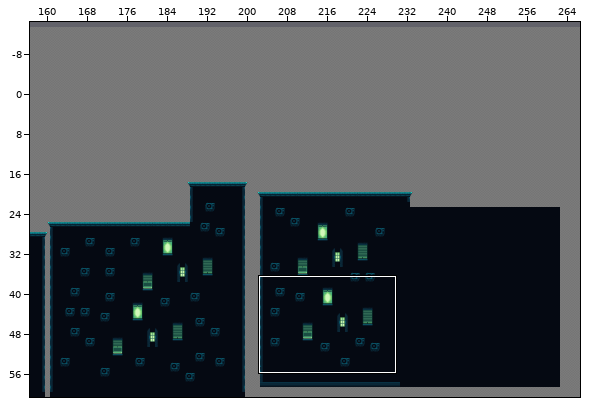
Level history. Tiled map: NYMUS/Assets/TileMaps/Fase Musica/Mapa musica.tmx. The first picture is a wide view before the edit; the outline marks the close-up.
Close-up. Earlier state:
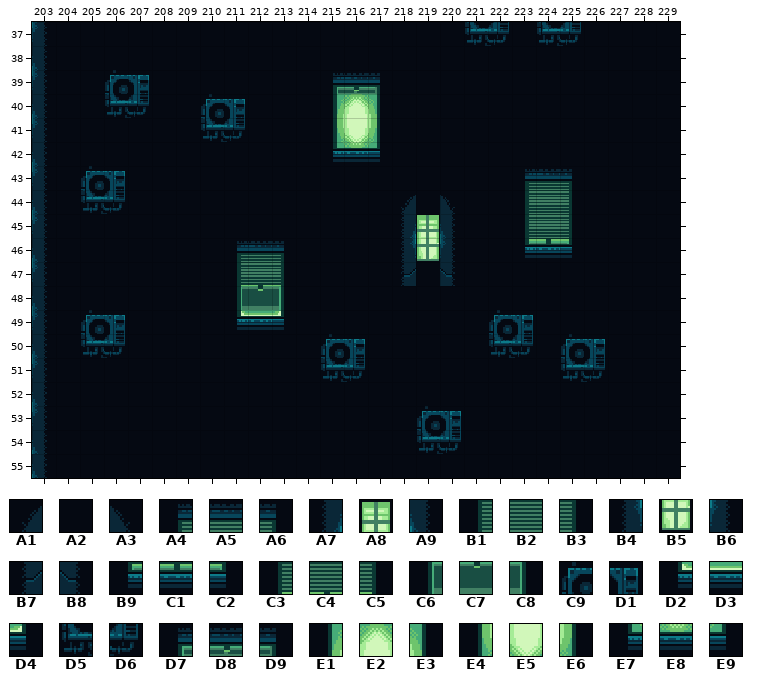
Cells are 16x16 px. Shown: x 203..229, y 37..55. The commit also changed other parts of the map, which this record leaves out.
Key: from "tileset Musica": A1 27, A2 28, A3 29, A4 38, A5 39, A6 40, A7 51, A8 52, A9 53, B1 62, B2 63, B3 64, B4 75, B5 76, B6 77, B7 99, B8 101, B9 110, C1 111, C2 112, C3 182, C4 183, C5 184, C6 206, C7 207, C8 208, C9 227, D1 228, D2 230, D3 231, D4 232, D5 251, D6 252, D7 278, D8 279, D9 280, E1 302, E2 303, E3 304, E4 326, E5 327, E6 328, E7 350, E8 351, E9 352.
__ is an empty cell.
Layers that did not change in this view are not listed.
Layer "Chao" before, first column x 203:
37 B6 A2 A2 A2 A2 A2 A2 A2 A2 A2 A2 A2 A2 A2 A2 A2 A2 A2 D5 D6 A2 D5 D6 A2 A2 A2 A2
38 A9 A2 A2 A2 A2 A2 A2 A2 A2 A2 A2 A2 A2 A2 A2 A2 A2 A2 A2 A2 A2 A2 A2 A2 A2 A2 A2
39 B6 A2 A2 C9 D1 A2 A2 A2 A2 A2 A2 A2 D7 D8 D9 A2 A2 A2 A2 A2 A2 A2 A2 A2 A2 A2 A2
40 A9 A2 A2 D5 D6 A2 A2 C9 D1 A2 A2 A2 E1 E2 E3 A2 A2 A2 A2 A2 A2 A2 A2 A2 A2 A2 A2
41 B6 A2 A2 A2 A2 A2 A2 D5 D6 A2 A2 A2 E4 E5 E6 A2 A2 A2 A2 A2 A2 A2 A2 A2 A2 A2 A2
42 A9 A2 A2 A2 A2 A2 A2 A2 A2 A2 A2 A2 E7 E8 E9 A2 A2 A2 A2 A2 A2 A2 A2 A2 A2 A2 A2
43 B6 A2 C9 D1 A2 A2 A2 A2 A2 A2 A2 A2 A2 A2 A2 A2 A2 A2 A2 A2 A4 A5 A6 A2 A2 A2 A2
44 A9 A2 D5 D6 A2 A2 A2 A2 A2 A2 A2 A2 A2 A2 A2 A1 A2 A3 A2 A2 B1 B2 B3 A2 A2 A2 A2
45 B6 A2 A2 A2 A2 A2 A2 A2 A2 A2 A2 A2 A2 A2 A2 A7 A8 A9 A2 A2 B1 B2 B3 A2 A2 A2 A2
46 A9 A2 A2 A2 A2 A2 A2 A2 A4 A5 A6 A2 A2 A2 A2 B4 B5 B6 A2 A2 B9 C1 C2 A2 A2 A2 A2
47 B6 A2 A2 A2 A2 A2 A2 A2 C3 C4 C5 A2 A2 A2 A2 B7 A2 B8 A2 A2 A2 A2 A2 A2 A2 A2 A2
48 A9 A2 A2 A2 A2 A2 A2 A2 C6 C7 C8 A2 A2 A2 A2 A2 A2 A2 A2 A2 A2 A2 A2 A2 A2 A2 A2
49 B6 A2 C9 D1 A2 A2 A2 A2 D2 D3 D4 A2 A2 A2 A2 A2 A2 A2 A2 C9 D1 A2 A2 A2 A2 A2 A2
50 A9 A2 D5 D6 A2 A2 A2 A2 A2 A2 A2 A2 C9 D1 A2 A2 A2 A2 A2 D5 D6 A2 C9 D1 A2 A2 A2
51 B6 A2 A2 A2 A2 A2 A2 A2 A2 A2 A2 A2 D5 D6 A2 A2 A2 A2 A2 A2 A2 A2 D5 D6 A2 A2 A2
52 A9 A2 A2 A2 A2 A2 A2 A2 A2 A2 A2 A2 A2 A2 A2 A2 A2 A2 A2 A2 A2 A2 A2 A2 A2 A2 A2
53 B6 A2 A2 A2 A2 A2 A2 A2 A2 A2 A2 A2 A2 A2 A2 A2 C9 D1 A2 A2 A2 A2 A2 A2 A2 A2 A2
54 A9 A2 A2 A2 A2 A2 A2 A2 A2 A2 A2 A2 A2 A2 A2 A2 D5 D6 A2 A2 A2 A2 A2 A2 A2 A2 A2
55 A9 A2 A2 A2 A2 A2 A2 A2 A2 A2 A2 A2 A2 A2 A2 A2 A2 A2 A2 A2 A2 A2 A2 A2 A2 A2 A2
Now the later version:
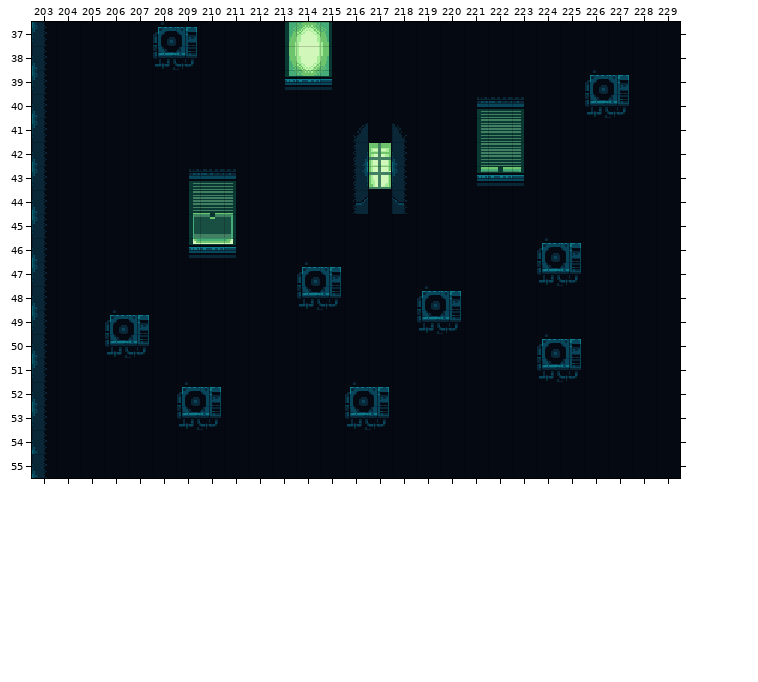
The edit:
Changed rows in their new state; .. is an unchanged cell.
Layer "Chao":
first column x 205:
37 .. .. .. C9 D1 .. .. .. E1 E2 E3 .. .. .. .. .. A2 A2 .. A2 A2 .. ..
38 .. .. .. D5 D6 .. .. .. E4 E5 E6 .. .. .. .. .. .. .. .. .. .. .. ..
39 .. A2 A2 .. .. .. .. .. E7 E8 E9 A2 A2 .. .. .. .. .. .. .. .. C9 D1
40 .. A2 A2 .. .. A2 A2 .. .. .. A2 A2 A2 .. .. .. A4 A5 A6 .. .. D5 D6
41 .. .. .. .. .. A2 A2 .. .. .. A2 A1 A2 A3 .. .. B1 B2 B3 .. .. .. ..
42 .. .. .. .. .. .. .. .. .. .. A2 A7 A8 A9 .. .. B1 B2 B3 .. .. .. ..
43 A2 A2 .. .. A4 A5 A6 .. .. .. .. B4 B5 B6 .. .. B9 C1 C2 A2 A2 .. ..
44 A2 A2 .. .. C3 C4 C5 .. .. .. .. B7 .. B8 .. A2 .. .. A2 A2 A2 .. ..
45 .. .. .. .. C6 C7 C8 .. .. .. .. .. .. A2 A2 A2 .. .. A2 A2 A2 .. ..
46 .. .. .. .. D2 D3 D4 A2 A2 .. .. .. .. A2 A2 A2 .. .. A2 C9 D1 .. ..
47 .. .. .. .. .. .. A2 A2 A2 C9 D1 .. .. A2 .. A2 .. .. .. D5 D6 .. ..
48 .. .. .. .. .. .. A2 A2 A2 D5 D6 .. .. .. C9 D1 .. .. .. .. .. .. ..
49 A2 C9 D1 .. .. .. A2 A2 A2 .. .. .. .. .. D5 D6 .. A2 A2 .. .. .. ..
50 A2 D5 D6 .. .. .. .. .. .. .. A2 A2 .. .. .. .. .. A2 A2 C9 D1 A2 ..
51 .. .. .. .. .. .. .. .. .. .. A2 A2 .. .. .. .. .. .. .. D5 D6 A2 ..
52 .. .. .. .. C9 D1 .. .. .. .. .. C9 D1 .. .. .. .. .. .. .. .. .. ..
53 .. .. .. .. D5 D6 .. .. .. .. .. D5 D6 .. A2 A2 .. .. .. .. .. .. ..
54 .. .. .. .. .. .. .. .. .. .. .. .. .. .. A2 A2 .. .. .. .. .. .. ..
